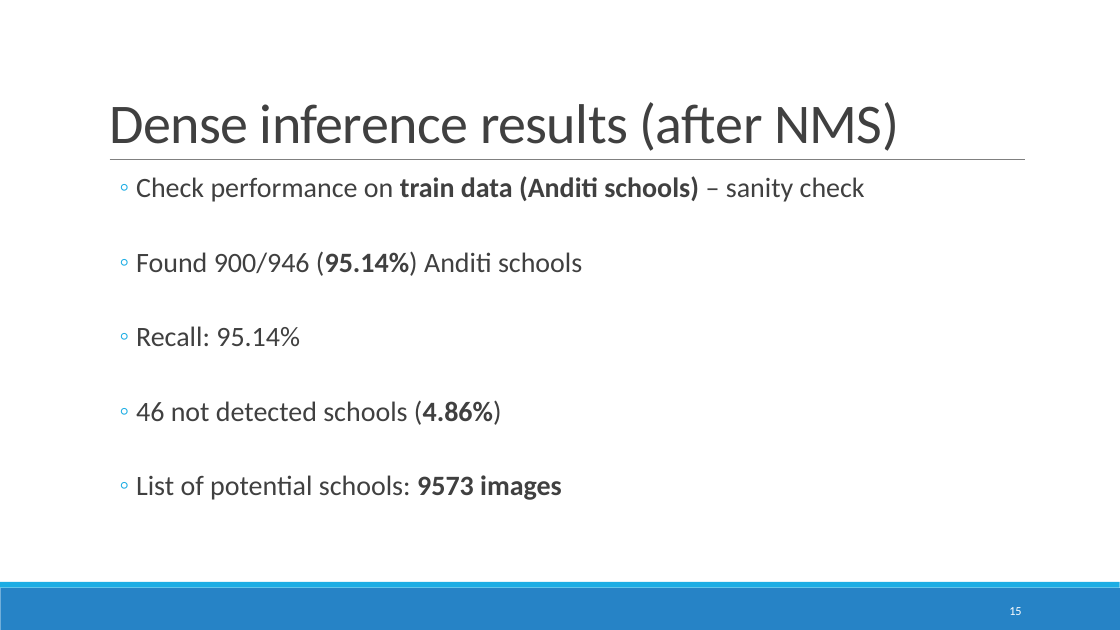
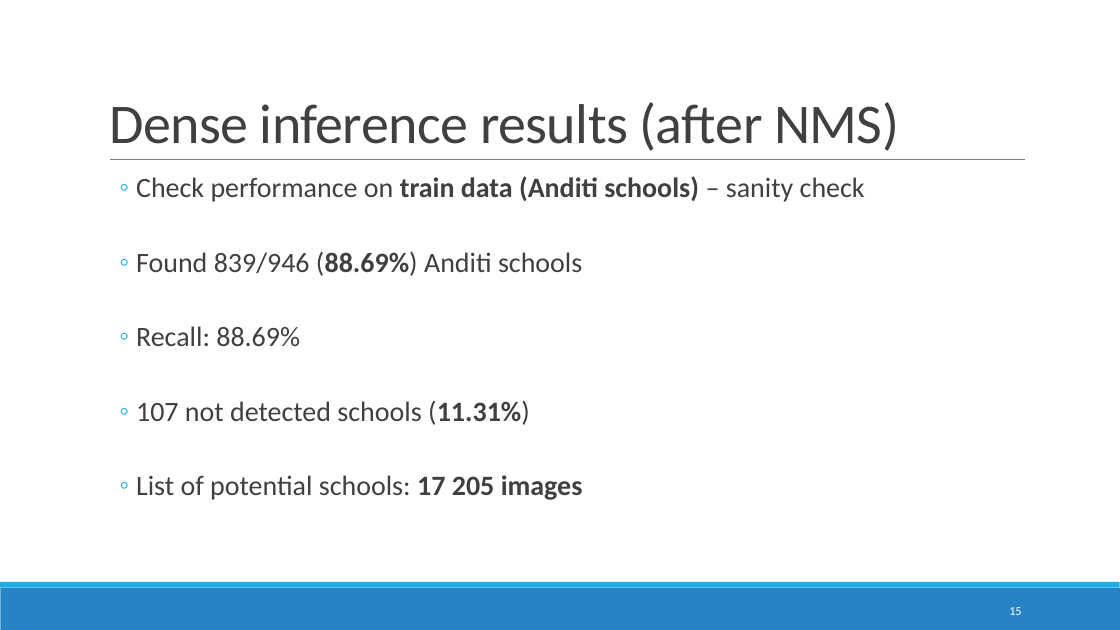
Before and after one commit to DomJamb/school_mapping, a slide deck: slide 15 of presentations/27.2/School mapping in ESRI imagery.pptx. Drawn at 1120x630 pixels with LibreOffice and Linux fonts; fonts in the diff are those of the drawing. Boxes give left, top, right and bottom in pixels: in the first picture for what was removed or moved away, otherwise in the second. Text is boxed around its words. In the diff, an @@ line names an element or a change of style, - is before the commit and + after.

```diff
--- a/presentations/27.2/School mapping in ESRI imagery.pptx
+++ b/presentations/27.2/School mapping in ESRI imagery.pptx
@@ text at box(136, 251, 583, 500): text changed @@
-  ◦ Found 900/946 (95.14%) Anditi schools
-  ◦ Recall: 95.14%
-  ◦ 46 not detected schools (4.86%)
-  ◦ List of potential schools: 9573 images
+  ◦ Found 839/946 (88.69%) Anditi schools
+  ◦ Recall: 88.69%
+  ◦ 107 not detected schools (11.31%)
+  ◦ List of potential schools: 17 205 images
```
Also in this commit, not shown: 3 other slides changed, 1 slide added, 3 other files.
